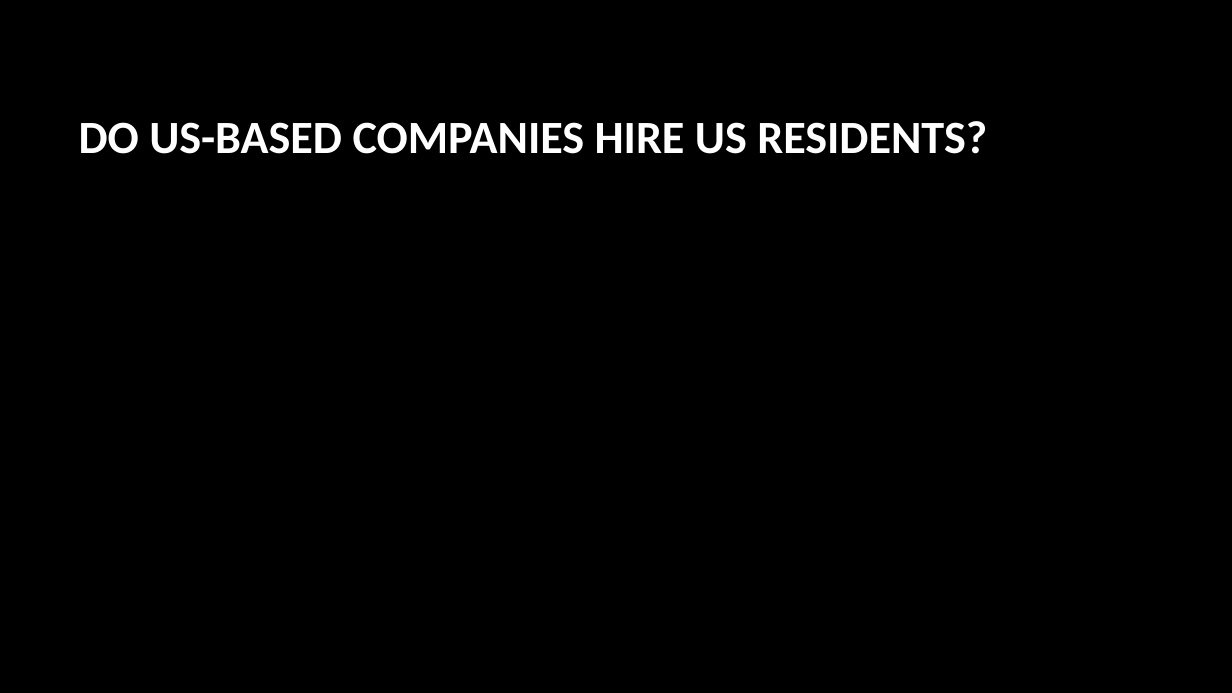
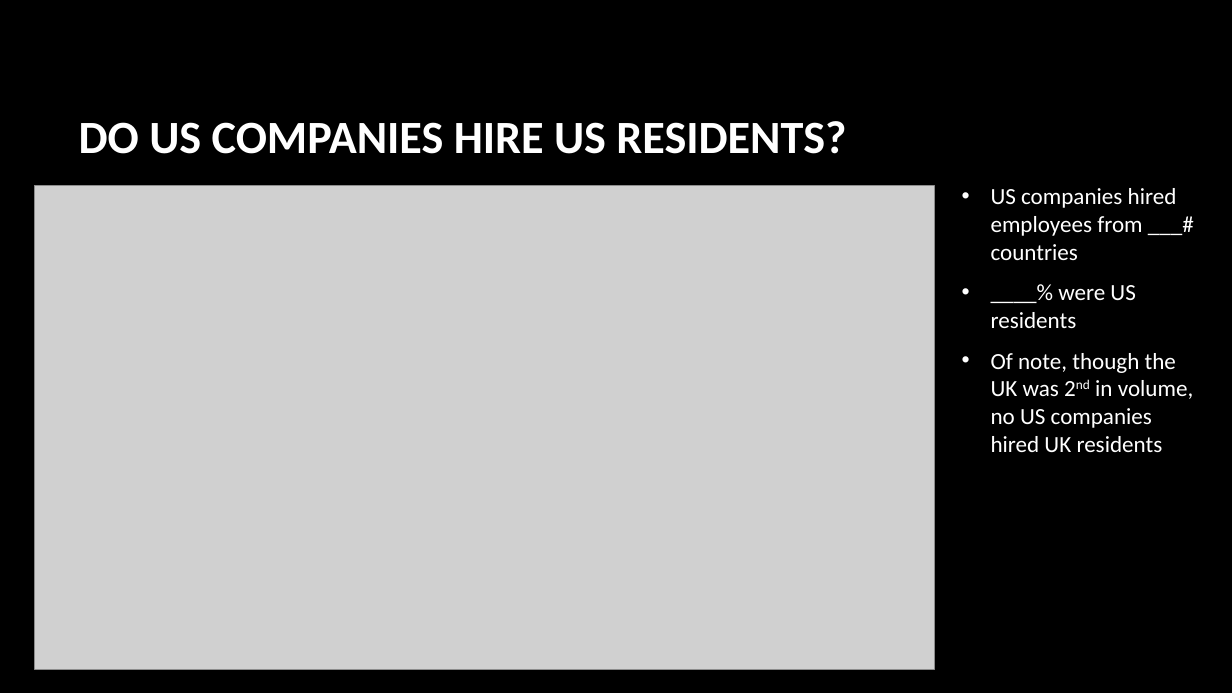
Before and after one commit to lathamlm/project-01, a slide deck: slide 9 of project_01_presentation.pptx (slide 6 before the commit). Drawn at 1232x693 pixels with LibreOffice and Linux fonts; fonts in the diff are those of the drawing; grey boxes stand for pictures; background and template pictures are left out. Boxes give left, top, right and bottom in pixels: in the first picture for what was removed or moved away, otherwise in the second. Text is boxed around its words. In the diff, an @@ line names an element or a change of style, - is before the commit and + after.

```diff
--- a/project_01_presentation.pptx
+++ b/project_01_presentation.pptx
@@ title at (x1=79, y1=121, x2=846, y2=154): text changed @@
-DO US-BASED COMPANIES HIRE US RESIDENTS?
+DO US COMPANIES HIRE US RESIDENTS?
@@ picture added at (x1=35, y1=186, x2=934, y2=670) @@
@@ text added at (x1=991, y1=188, x2=1193, y2=452), 18 pt, text #FFFFFF @@
+• US companies hired employees from ___# countries
+• ____% were US residents
+• Of note, though the UK was 2nd in volume, no US companies hired UK residents
```
Also in this commit, not shown: 3 other slides changed, 5 slides added, 1 slide removed, 10 other files.
